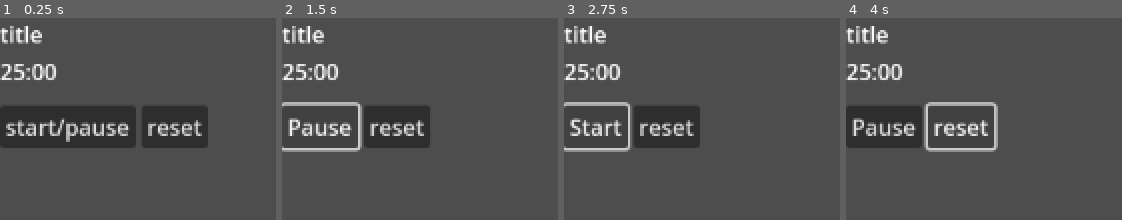
Above: before the commit, frames 1-4 (left to right).
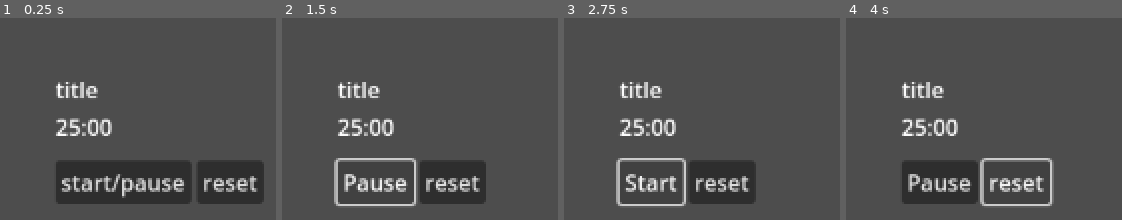
Above: after the commit, the same moments.

Repository: misbah-ullah01/gomodoro
Game: Godot game, scene res://scenes/main/MainUI.tscn
The game is run twice, just before and just after one commit, with the same random seed, the same clock (stepped at 60 frames per second) and the same inputs.
Inputs:
- Up to frame 1 (0.25 s): no input
- Up to frame 2 (1.5 s): tap Enter at 0.5 s; click "start/pause" at 1.25 s
- Up to frame 3 (2.75 s): click "Pause" at 2 s
- Up to frame 4 (4 s): click "Start" at 2.75 s; click "reset" at 3.5 s

The runs differ from the first frame. In frame 1, 31% of the frame differs, in the area x 0-96%, y 3-93%; in frame 2, 17%; in frame 3, 16%; in frame 4, 18%.

Commit message:
Updated padding for margin container in MainUI to 60 from all sides

Diff:
--- a/scenes/main/MainUI.tscn
+++ b/scenes/main/MainUI.tscn
@@ -18,6 +18,10 @@
 anchor_bottom = 1.0
 grow_horizontal = 2
 grow_vertical = 2
+theme_override_constants/margin_left = 40
+theme_override_constants/margin_top = 40
+theme_override_constants/margin_right = 40
+theme_override_constants/margin_bottom = 40
 metadata/_edit_use_anchors_ = true
 
 [node name="VBoxContainer" type="VBoxContainer" parent="MarginContainer"]
